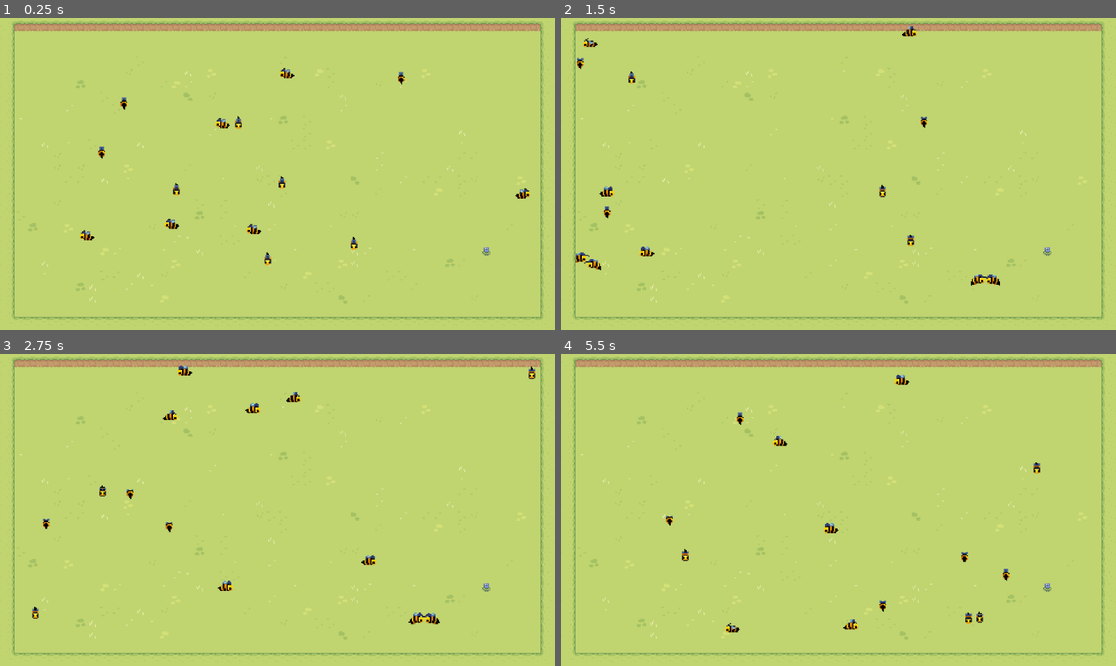
Above: before the commit, frames 1-4 (two rows, left to right).
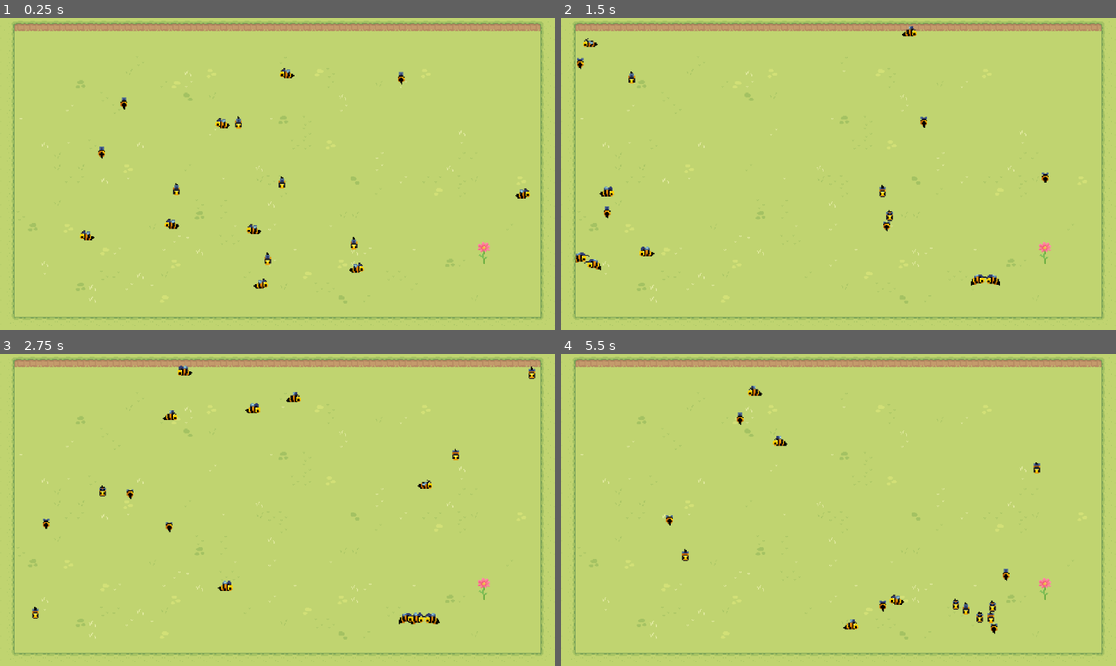
Above: after the commit, the same moments.

Repository: Kuuro-neko/Beeclust
Game: Godot game, scene res://scenes/world.tscn
Two runs of this game, one before a commit and one after it. Both use one fixed random seed, a clock stepped at 60 frames per second and the inputs below.
Inputs:
- Up to frame 1 (0.25 s): no input
- Up to frame 2 (1.5 s): no input
- Up to frame 3 (2.75 s): no input
- Up to frame 4 (5.5 s): no input

The runs differ from the first frame. In frame 1, 0.2% of the frame differs, in the area x 45-89%, y 71-87%; in frame 2, 0.2%; in frame 3, 0.3%; in frame 4, 0.7%, in the area x 18-89%, y 6-90%.

Commit message:
Better target flower

Diff:
--- a/scenes/world.tscn
+++ b/scenes/world.tscn
@@ -6,7 +6,7 @@
 [ext_resource type="Texture2D" uid="uid://b61kcryx8s52a" path="res://assets/tilesets/Hills.png" id="3_imle1"]
 [ext_resource type="Texture2D" uid="uid://bukw6bdsorcya" path="res://assets/tilesets/Tilled_Dirt_v2.png" id="4_0brqr"]
 [ext_resource type="Texture2D" uid="uid://bb62xrhktitj0" path="res://assets/Objects/Basic_Plants.png" id="4_xkgik"]
-[ext_resource type="Texture2D" uid="uid://dlr2uwv7rvp8q" path="res://assets/Objects/Basic_Grass_Biom_things.png" id="5_5muk1"]
+[ext_resource type="Texture2D" uid="uid://b0w1i5axm7lb4" path="res://assets/Objects/Cosmo.png" id="6_in5o7"]
 
 [sub_resource type="TileSetAtlasSource" id="TileSetAtlasSource_vrnjb"]
 texture = ExtResource("2_yriin")
@@ -348,68 +348,6 @@
 physics_layer_0/collision_layer = 1
 sources/0 = SubResource("TileSetAtlasSource_cbuos")
 
-[sub_resource type="TileSetAtlasSource" id="TileSetAtlasSource_emto8"]
-texture = ExtResource("4_xkgik")
-0:0/0 = 0
-1:0/0 = 0
-2:0/0 = 0
-3:0/0 = 0
-4:0/0 = 0
-5:0/0 = 0
-0:1/0 = 0
-1:1/0 = 0
-2:1/0 = 0
-3:1/0 = 0
-4:1/0 = 0
-5:1/0 = 0
-
-[sub_resource type="TileSetAtlasSource" id="TileSetAtlasSource_gx4e1"]
-texture = ExtResource("5_5muk1")
-0:0/size_in_atlas = Vector2i(1, 2)
-0:0/0 = 0
-1:0/size_in_atlas = Vector2i(2, 2)
-1:0/0 = 0
-3:0/size_in_atlas = Vector2i(2, 2)
-3:0/0 = 0
-0:3/0 = 0
-1:3/0 = 0
-0:4/size_in_atlas = Vector2i(2, 1)
-0:4/0 = 0
-2:4/size_in_atlas = Vector2i(3, 1)
-2:4/0 = 0
-8:2/size_in_atlas = Vector2i(1, 2)
-8:2/0 = 0
-8:4/0 = 0
-7:4/0 = 0
-6:4/0 = 0
-5:4/0 = 0
-5:3/0 = 0
-4:3/0 = 0
-3:3/0 = 0
-3:2/0 = 0
-2:2/0 = 0
-2:3/0 = 0
-1:2/0 = 0
-0:2/0 = 0
-4:2/0 = 0
-5:1/0 = 0
-5:2/0 = 0
-5:0/0 = 0
-6:0/0 = 0
-6:1/0 = 0
-6:2/0 = 0
-7:2/0 = 0
-7:3/0 = 0
-7:1/0 = 0
-7:0/0 = 0
-6:3/0 = 0
-8:1/0 = 0
-8:0/0 = 0
-
-[sub_resource type="TileSet" id="TileSet_2dtl3"]
-sources/0 = SubResource("TileSetAtlasSource_emto8")
-sources/1 = SubResource("TileSetAtlasSource_gx4e1")
-
 [node name="Node2D" type="Node2D"]
 y_sort_enabled = true
 
@@ -427,12 +365,6 @@
 tile_map_data = PackedByteArray("AADq//P/AAABAAIAAADr//P/AAABAAIAAADs//P/AAABAAIAAADt//P/AAABAAIAAADu//P/AAABAAIAAADv// …(7024 unchanged characters)…
 tile_set = SubResource("TileSet_043n3")
 
-[node name="YSort" type="TileMapLayer" parent="."]
-z_index = 2
-y_sort_enabled = true
-tile_map_data = PackedByteArray("AAARAAYAAQAFAAMAAAA=")
-tile_set = SubResource("TileSet_2dtl3")
-
 [node name="Up left corner" type="Node2D" parent="."]
 position = Vector2(-350, -191)
 
@@ -448,6 +380,9 @@
 [node name="Target" type="Node2D" parent="."]
 position = Vector2(278, 106)
 
+[node name="Sprite2D" type="Sprite2D" parent="Target"]
+texture = ExtResource("6_in5o7")
+
 [node name="Bees" type="Node2D" parent="."]
 
 [node name="CharacterBody2D" parent="Bees" node_paths=PackedStringArray("target", "up_left_corner", "up_right_corner", "down_left_corner", "down_right_corner") groups=["Bee"] instance=ExtResource("1_qpb64")]
@@ -589,3 +524,23 @@
 up_right_corner = NodePath("../../Up right corner")
 down_left_corner = NodePath("../../Down left corner")
 down_right_corner = NodePath("../../Down right corner")
+
+[node name="CharacterBody2D15" parent="Bees" node_paths=PackedStringArray("target", "up_left_corner", "up_right_corner", "down_left_corner", "down_right_corner") groups=["Bee"] instance=ExtResource("1_qpb64")]
+z_index = 1
+y_sort_enabled = true
+position = Vector2(35, 137)
+target = NodePath("../../Target")
+up_left_corner = NodePath("../../Up left corner")
+up_right_corner = NodePath("../../Up right corner")
+down_left_corner = NodePath("../../Down left corner")
+down_right_corner = NodePath("../../Down right corner")
+
+[node name="CharacterBody2D16" parent="Bees" node_paths=PackedStringArray("target", "up_left_corner", "up_right_corner", "down_left_corner", "down_right_corner") groups=["Bee"] instance=ExtResource("1_qpb64")]
+z_index = 1
+y_sort_enabled = true
+position = Vector2(-82, 117)
+target = NodePath("../../Target")
+up_left_corner = NodePath("../../Up left corner")
+up_right_corner = NodePath("../../Up right corner")
+down_left_corner = NodePath("../../Down left corner")
+down_right_corner = NodePath("../../Down right corner")
--- a/scripts/bee.gd
+++ b/scripts/bee.gd
@@ -9,7 +9,6 @@
 @export var up_right_corner: Node2D
 @export var down_left_corner: Node2D
 @export var down_right_corner: Node2D
-
 
 var state = MOVE
 var timeToWait = 0.
Binary file added: assets/Objects/Cosmo.png
Not shown, added: assets/Objects/Cosmo.png.import
Not shown: 1 places in scenes/world.tscn that only renumber resources
Not shown, changed: README.md
